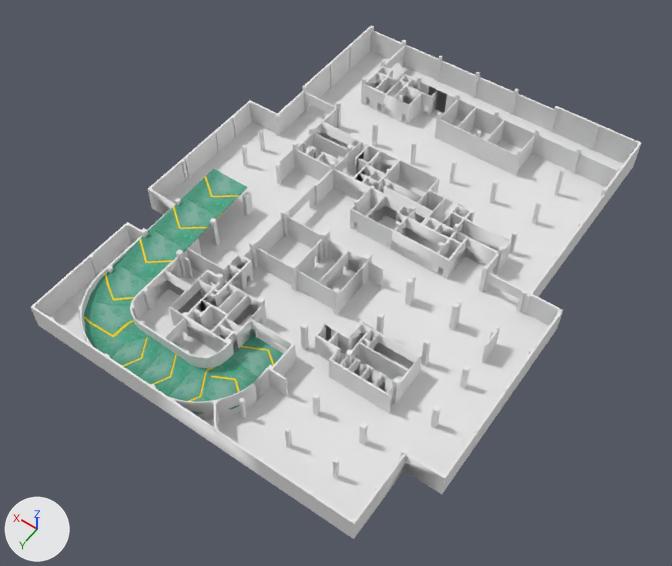
Before and after pictures for a commit that changed the OBJ model assets/loucengzu/LC-F1F.obj.
The view is the same before and after, from a 50 mm lens placed at (-65668.0, 112409.0, 115895.0), pointed at (-9301.0, 33496.0, -8112.0). The axes (+X, +Y, +Z) are drawn at lower left. The lights are the same throughout. Where no turn or scale is listed for an object, it has been applied to the vertices.

Script lines for the objects in view, before the commit:
```python
me_lc_f1f = bpy.data.meshes.new('LC-F1F')
me_lc_f1f.from_pydata(...)  # 5065 vertices, 4737 faces; spans x -44384.0..25918.0, y -18932.0..69568.0, z -5960.0..0.0
# faces by material slot: [26, 4661, 50]
me_lc_f1f.materials.append(mat_wire_204204204)  # white #e7e7e7
me_lc_f1f.materials.append(mat_louceng_baiqiang)  # white #ececec
me_lc_f1f.materials.append(mat_podao)  # picture img_dixiashi_png
ob_lc_f1f = bpy.data.objects.new('LC-F1F', me_lc_f1f)
ob_lc_f1f.location = (0.0, 0.0, 0.0)
```
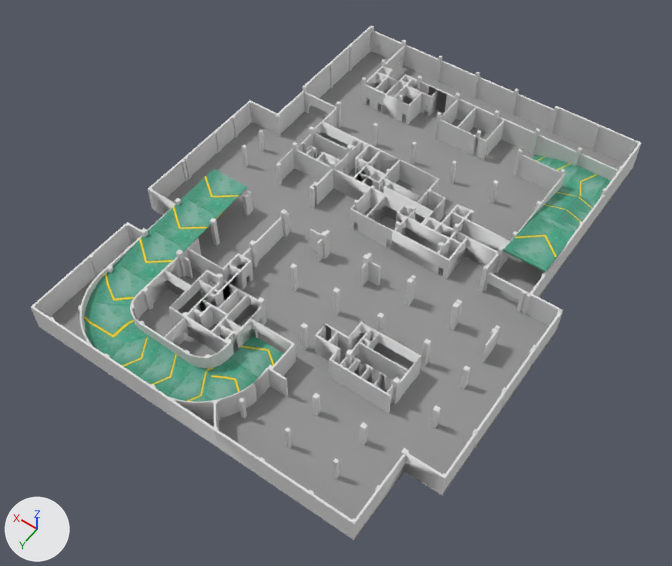
Edits to the bpy script that builds the scene:
```text
Add mat_f1fq:
    mat_f1fq = principled_material('F1FQ')
    mat_f1fq.base_color = (0.749, 0.749, 0.749)  # light grey #e0e0e0
    mat_f1fq.roughness = 0.9
Add mat_f1fd:
    mat_f1fd = principled_material('F1FD')
    mat_f1fd.base_color = (0.302, 0.302, 0.302)  # grey #959595
    mat_f1fd.roughness = 0.9
Change me_lc_f1f:
    used by ob_lc_f1f; location = (0.0, 0.0, 0.0)
    remove me_lc_f1f.from_pydata(...)  # 5065 vertices, 4737 faces; spans x -44384.0..25918.0, y -18932.0..69568.0, z -5960.0..0.0
    remove me_lc_f1f.materials.append(mat_wire_204204204)  # white #e7e7e7
    add me_lc_f1f.from_pydata(...)  # 5057 vertices, 4718 faces; spans x -44569.0..25918.0, y -18932.0..69685.0, z -5999.0..87.0
    me_lc_f1f part 1: a new loose piece, a box spanning x 2668.0..3268.0, y 23098.0..23494.0, z -5950.0..-1150.0, in mat_f1fq (light grey #e0e0e0)
    me_lc_f1f part 2: a new loose piece of 28 vertices spanning x -38727.0..-22872.0, y -11235.0..17315.0, z -5999.0..87.0, in mat_podao (picture img_dixiashi_png)
    me_lc_f1f part 3: a new loose piece of 28 vertices spanning x -44569.0..25809.0, y -18815.0..69685.0, z -5960.0..-5950.0, in mat_f1fd (grey #959595)
    me_lc_f1f part 4: 6 vertices moved from x 11259.0..18351.0, y 48475.0..63113.0, z -2794.0..-1153.0 to x 11312.0..18171.0, y 48475.0..63020.0, z -2794.0..-1153.0; 138 vertices removed from x -44384.0..25918.0, y -18932.0..69568.0, z -5960.0..-1150.0; 58 vertices added at x -31148.0..-5594.0, y -4897.0..31280.0, z -5987.0..-728.0
    me_lc_f1f part 5: 54 kept faces spanning x -30732.0..11468.0, y -11482.0..69568.0, z -5950.0..-1150.0 get new texture (UV) coordinates
    me_lc_f1f part 6: 4395 faces spanning x -44384.0..25918.0, y -18932.0..69568.0, z -5950.0..0.0 switch from mat_louceng_baiqiang (white #ececec) to mat_f1fq (light grey #e0e0e0)
    add me_lc_f1f.materials.append(mat_f1fd)  # grey #959595
```

Where the change shows, as pixel boxes [x1, y1, x2, y2] in the pictures (672 x 566 px):
'LC-F1F', reshaped: before [31, 26, 641, 539]; after [31, 26, 641, 540]
part 1 of me_lc_f1f, added: after [311, 187, 315, 208]
part 2 of me_lc_f1f, added (green): after [503, 155, 611, 272]
part 3 of me_lc_f1f, added: after [39, 52, 634, 540]
part 4 of me_lc_f1f, cut back: before [31, 113, 641, 539]; after [84, 119, 565, 325]
part 5 of me_lc_f1f, surface changed: after [318, 152, 363, 286]
part 6 of me_lc_f1f, recoloured: [35, 26, 640, 536] in both
